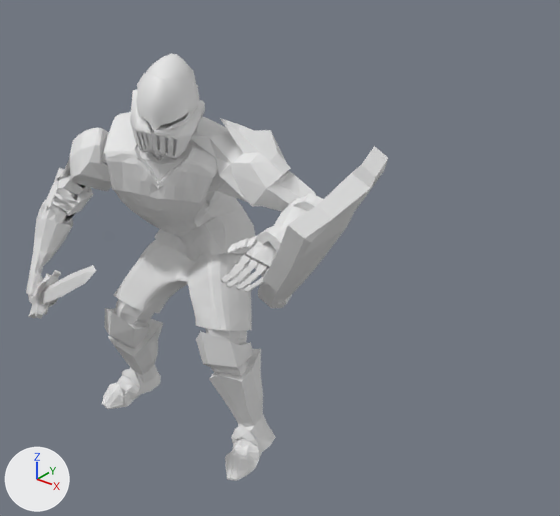
The OBJ model OpenGL_Framework/OpenGL_Framework/Assets/Models/KnightAnimations/UpSpecialPoses/UpSpecial2.obj as it was, and as the next commit left it.
Before and after are seen from a camera (50 mm lens) standing at (4.66, -4.66, 5.1) and looking at (1.04, -0.13, 2.29). Arrows for +X, +Y and +Z are at lower left; the lights stay in place. Where no turn or scale is listed for an object, it has been applied to the vertices.

Names of what the first picture shows: 'UpSpecial2'.
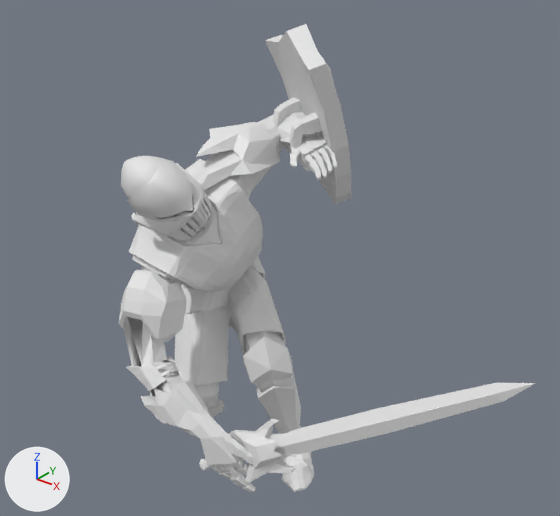
Changed parts and their boxes (x1, y1, x2, y2) in the pictures (560 x 516 px; the box of a moved part takes in the faces that stretch with it):
'UpSpecial2', reshaped (15% wider, 9% taller)
    before: (26, 53, 388, 481)
    after: (119, 24, 535, 492)
part 1 of me_upspecial2, moved or reshaped
    before: (28, 265, 96, 319)
    after: (199, 382, 535, 482)
part 2 of me_upspecial2, moved or reshaped
    before: (250, 146, 388, 308)
    after: (265, 24, 352, 205)
part 3 of me_upspecial2, moved or reshaped
    before: (136, 73, 199, 132)
    after: (127, 158, 194, 222)
part 4 of me_upspecial2, moved or reshaped
    before: (26, 53, 316, 481)
    after: (119, 112, 337, 492)

The change in detail:
me_upspecial2 is used by ob_upspecial2; location (0.0, 0.0, 0.0).
me_upspecial2 had 4917 vertices, 9649 faces and spanned x -1.43..1.86, y -1.99..0.59, z -0.01..3.85.
me_upspecial2 now has 4917 vertices, 9649 faces and spans x -0.84..3.38, y -1.23..1.2, z -0.12..4.03.
me_upspecial2 part 1: the loose piece of 498 vertices spanning x -1.33..1.06, y -1.99..-0.95, z 1.42..2.91 is multiplied about its middle by the matrix ((0.69, -0.722, 0.052), (0.702, 0.65, -0.291), (0.176, 0.237, 0.955)), then moved by (2.28, 0.71, -0.71).
me_upspecial2 part 2: the loose piece of 550 vertices spanning x 0.78..1.86, y -0.78..0.53, z 1.7..3.19 is multiplied about its middle by the matrix ((0.446, -0.688, -0.572), (0.461, 0.725, -0.512), (0.767, -0.035, 0.641)), then moved by (-0.55, 0.92, 0.75).
me_upspecial2 part 3: the loose piece of 106 vertices spanning x -0.26..0.28, y -0.65..-0.08, z 3.32..3.73 is multiplied about its middle by the matrix ((0.547, -0.775, -0.317), (0.433, 0.586, -0.685), (0.716, 0.237, 0.656)), then moved by (0.19, -0.3, -0.69).
me_upspecial2 part 4: 3763 of 4917 vertices moved; they spanned x -1.43..1.27, y -1.24..0.59, z -0.01..3.85 and now span x -0.84..1.49, y -1.23..1.11, z -0.12..3.23; mean shift (0.63, 0.13, -0.37); largest move (-1.01, -1.05, 1.68) -> (1.47, -1.0, 0.64).
